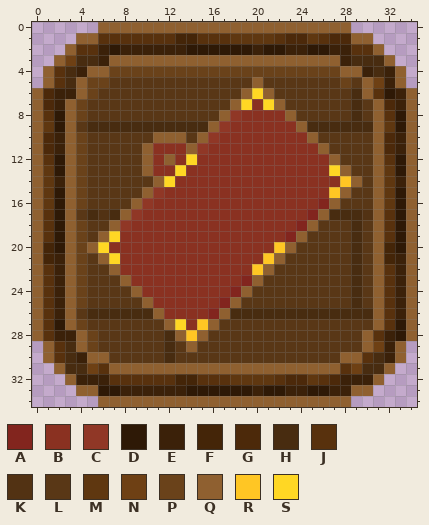
Pixel-art sprite: resources/sprites/gui/buttons/towerBuy/miscCannon/002.png. That is the earlier state.
The file is 35x35 pixels. Colours within 5 levels of each other are drawn and written as one.
Palette (. is transparent): A #82251e  B #8a3121  C #903726  D #2e1906  E #3b2109  F #442508  G #4c290a  H #482c10  J #58310d  K #523213  L #593716  M #5f3710  N #6e4014  P #6a421a  Q #8f6030  R #ffc624  S #ffd724
Pixels before, first column x 0:
 0 ......QQQQQQQQQQQQQQQQQQQQQQQ......
 1 ....QQJJJJJJJFFJJJMMMMJGGMJGGQQ....
 2 ...QJJEDEEEEEEDDDDDDEDDEEDDEEJJQ...
 3 ..QNHHEQQQQQQQQQQQQQQQQQQQQQEHHHQ..
 4 .QJHEQQPPPPPPPPPPPPPPPPPPPPPQQEHEQ.
 5 .QJHQPPLLLLLLLLLLLLLQLLLLLLLPLQNEQ.
 6 QGEEQPLLLLLLLLLLLLLQSQLLLLLLLHQJDEQ
 7 QGEQPLLLLLLLLLLLLLQSBSQLLLLLLHLQGEQ
 8 QJDQPLLLLLLLLLLLLQCBBBBQLLLLLHLQJDQ
 9 QMDQLHHHHHHHHHHHQCBBBBBBQHHHHHHQMDQ
10 QGEQPLLLLLLQQQLQCBBBBBBBBQLLLLLQGEQ
11 QGEQPLLLLLQBBBQCBBBBBBBBBBQLLLLQGEQ
12 QJDQPLLLLLQBQBSBBBBBBBBBBBBQLLLQJDQ
13 QMDQPLLLLLQBBSBBBBBBBBBBBBBSQLLQMDQ
14 QMEQPLLLLLLQSBBBBBBBBBBBBBBBRQLQMEQ
15 QMDQPLLLLLQCBBBBBBBBBBBBBBBRQLLQMDQ
16 QMDQPLLLLQCBBBBBBBBBBBBBBBAQLLLQMDQ
17 QJDQLHKHQCBBBBBBBBBBBBBBBAQHHHKQJDQ
18 QJDQPLLQCBBBBBBBBBBBBBBBAQLLLHLQJDQ
19 QJDQPLQSBBBBBBBBBBBBBBBAQLLLLHLQJDQ
20 QFDQPQSBBBBBBBBBBBBBBBRQLLLLLHLQFDQ
21 QFEQPLQSBBBBBBBBBBBBBRQLLLLLLHLQFEQ
22 QJEQPLLQBBBBBBBBBBBBRQLLLLLLLHLQJEQ
23 QJEQPLLLQBBBBBBBBBBAQLLLLLLLLHLQJEQ
24 QJEQPLLLLQBBBBBBBBAQLLLLLLLLLHLQJEQ
25 QJEQPLLLLLQBBBBBBAQLLLLLLLLLLHLQJEQ
26 QJEQLHHHHHHQBBBBAQHHHHHHHHHHHHHQJEQ
27 QJDQPLLLLLLLQSBRQLLLLLLLLLLLLLLQJDQ
28 QJEEQPLLLLLLHQRQLLLLLLLLLLLLLLQJEDQ
29 .QJHQPLLLLLLHLQLLLLLLLLLLLLLLLQNEQ.
30 .QJHEQQLLLLLHLLLLLLLLLLLLLLLQQJHEQ.
31 ..QHHNJQQQQQQQQQQQQQQQQQQQQQJNHHQ..
32 ...QEEEJJJJJJFFJJJMMMMJGGMJGEEEQ...
33 ....QQDDEEEEEEDDDDDDEDDEEDDEEQQ....
34 ......QQQQQQQQQQQQQQQQQQQQQQQ......
Now the later version:
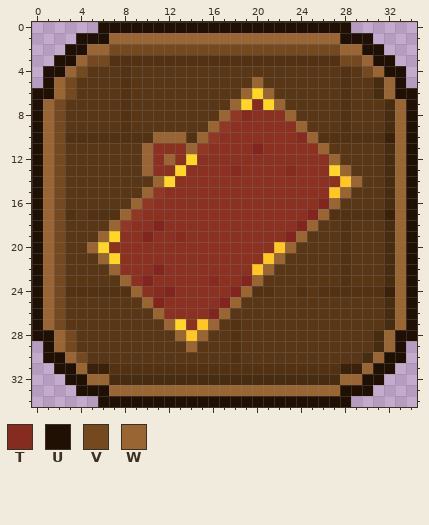
Colours new in this view: T #862b20  U #1f1003  V #74491f  W #996633
Diff:
y 0: x 6..28 QQQQQQQQQQQQQQQQQQQQQQQ -> UUUUUUUUUUUUUUUUUUUUUUU
y 1: x 4..30 QQJJJJJJJFFJJJMMMMJGGMJGGQQ -> UUUWWWWWWWWWWWWWWWWWWWWWUUU
y 2: x 3..31 QJJEDEEEEEEDDDDDDEDDEEDDEEJJQ -> UUWWVVVVVVVVVVVVVVVVVVVVVWWUU
y 3: x 2..32 QNHHEQQQQQQQQQQQQQQQQQQQQQEHHHQ -> UUWVVKKKKKKKKKKKKKKKKKKKKKVVWUU
y 4: x 1..33 QJHEQQPPPPPPPPPPPPPPPPPPPPPQQEHEQ -> UUWVLLLKLLLLLLLLLLLLLLLLLLLKLVWUU
y 5: x 1..6 QJHQPP -> UWVLLL; x 8 L -> K; x 20 Q -> W; x 28 P -> K; x 30..33 QNEQ -> LHWU
y 6: x 0..5 QGEEQP -> UUWVLL; x 8 L -> K; x 19 Q -> W; x 21 Q -> W; x 28..34 LHQJDEQ -> KLLHWUU
y 7: x 0..4 QGEQP -> UWVLL; x 8 L -> K; x 18 Q -> W; x 20 B -> T; x 22 Q -> W; x 28..29 LH -> KL; x 31..34 QGEQ -> LHWU
y 8: x 0..4 QJDQP -> UWVLL; x 8 L -> K; x 17 Q -> W; x 19 B -> T; x 23 Q -> W; x 28..29 LH -> KL; x 31..34 QJDQ -> LHWU
y 9: x 0..3 QMDQ -> UWVL; x 5..16 HHHHHHHHHHHQ -> LLLKLLLLLLLW; x 24..34 QHHHHHHQMDQ -> WLLLKLLLHWU
y 10: x 0..15 QGEQPLLLLLLQQQLQ -> UWVKKKKKKKKWWWKW; x 24..34 BQLLLLLQGEQ -> TWKKKKKKEWU
y 11: x 0..4 QGEQP -> UWVLL; x 10 Q -> W; x 14 Q -> W; x 20 B -> A; x 26 Q -> W; x 31..34 QGEQ -> LHWU
y 12: x 0..4 QJDQP -> UWVLL; x 10 Q -> W; x 12 Q -> W; x 27 Q -> W; x 31..34 QJDQ -> LHWU
y 13: x 0..4 QMDQP -> UWVLL; x 10 Q -> W; x 18 B -> T; x 23 B -> T; x 28 Q -> W; x 31..34 QMDQ -> LHWU
y 14: x 0..4 QMEQP -> UWVLL; x 11 Q -> W; x 29 Q -> W; x 31..34 QMEQ -> LHWU
y 15: x 0..4 QMDQP -> UWVLL; x 10 Q -> W; x 28 Q -> W; x 31..34 QMDQ -> LHWU
y 16: x 0..4 QMDQP -> UWVLL; x 9 Q -> W; x 27 Q -> W; x 31..34 QMDQ -> LHWU
y 17: x 0..3 QJDQ -> UWVK; x 5 H -> K; x 7..8 HQ -> KW; x 26..29 QHHH -> WKKK; x 31..34 QJDQ -> KEWU
y 18: x 0..4 QJDQP -> UWVLL; x 7 Q -> W; x 11 B -> A; x 25 Q -> W; x 28..29 LH -> KL; x 31..34 QJDQ -> LHWU
y 19: x 0..4 QJDQP -> UWVLL; x 6 Q -> W; x 10 B -> A; x 13 B -> T; x 24 Q -> W; x 28..29 LH -> KL; x 31..34 QJDQ -> LHWU
y 20: x 0..5 QFDQPQ -> UWVLLW; x 23 Q -> W; x 28..29 LH -> KL; x 31..34 QFDQ -> LHWU
y 21: x 0..4 QFEQP -> UWVLL; x 6 Q -> W; x 22 Q -> W; x 28..29 LH -> KL; x 31..34 QFEQ -> LHWU
y 22: x 0..4 QJEQP -> UWVLL; x 7 Q -> W; x 11 B -> A; x 21 Q -> W; x 28..29 LH -> KL; x 31..34 QJEQ -> LHWU
y 23: x 0..4 QJEQP -> UWVLL; x 8 Q -> W; x 10 B -> A; x 16 B -> T; x 20 Q -> W; x 28..29 LH -> KL; x 31..34 QJEQ -> LHWU
y 24: x 0..9 QJEQPLLLLQ -> UWVKKKKKKW; x 11..12 BB -> TA; x 19..21 QLL -> WKK; x 24 L -> K; x 26..34 LLLHLQJEQ -> KKKKKKEWU
y 25: x 0..4 QJEQP -> UWVLL; x 10..11 QB -> WA; x 18 Q -> W; x 29 H -> L; x 31..34 QJEQ -> LHWU
y 26: x 0..3 QJEQ -> UWVL; x 5..11 HHHHHHQ -> LLLLLLW; x 17..34 QHHHHHHHHHHHHHQJEQ -> WLLLLLLLLLLLLLLHWU
y 27: x 0..4 QJDQP -> UWVLL; x 12 Q -> W; x 16 Q -> W; x 18 L -> K; x 31..34 QJDQ -> LHWU
y 28: x 0..5 QJEEQP -> UUWVLL; x 12..13 HQ -> LW; x 15 Q -> W; x 18 L -> K; x 30..34 QJEDQ -> LHWUU
y 29: x 1..5 QJHQP -> UWVLL; x 12 H -> L; x 14 Q -> W; x 18 L -> K; x 30..33 QNEQ -> LHWU
y 30: x 1..6 QJHEQQ -> UUWVLL; x 12 H -> L; x 18 L -> K; x 28..33 QQJHEQ -> LLHWUU
y 31: x 2..32 QHHNJQQQQQQQQQQQQQQQQQQQQQJNHHQ -> UUWEEKKKKKKKKKKKKKKKKKKKKKEEWUU
y 32: x 3..31 QEEEJJJJJJFFJJJMMMMJGGMJGEEEQ -> UUWWHHHHHHHHHHHHHHHHHHHHHWWUU
y 33: x 4..30 QQDDEEEEEEDDDDDDEDDEEDDEEQQ -> UUUWWWWWWWWWWWWWWWWWWWWWUUU
y 34: x 6..28 QQQQQQQQQQQQQQQQQQQQQQQ -> UUUUUUUUUUUUUUUUUUUUUUU
